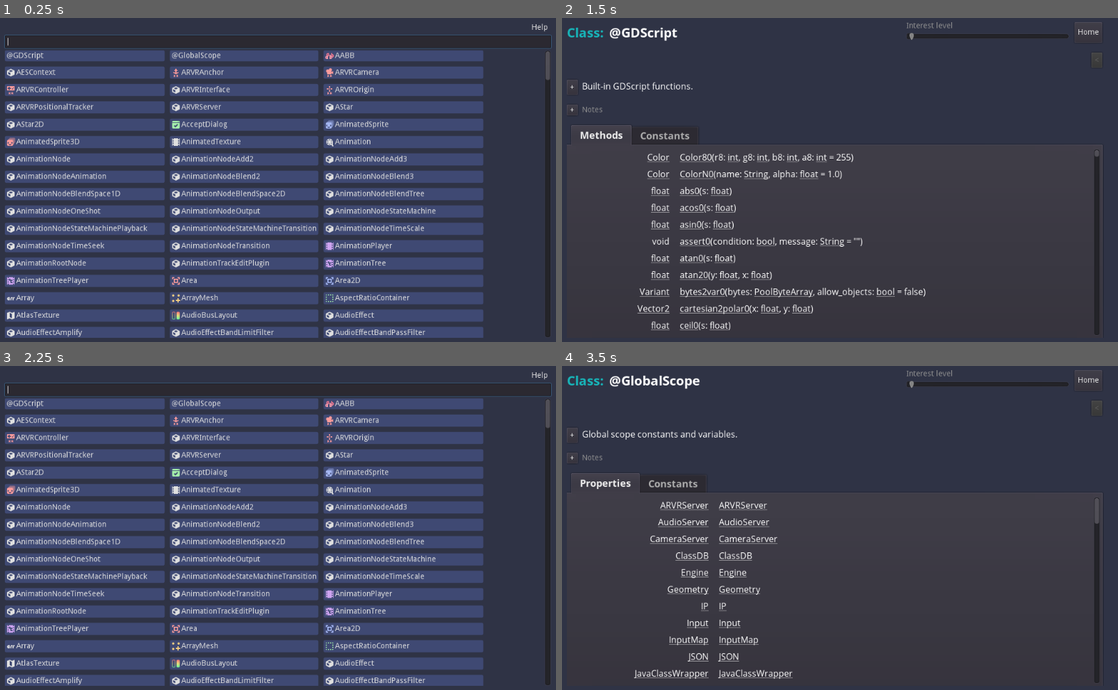
Above: before the commit, frames 1-4 (two rows, left to right).
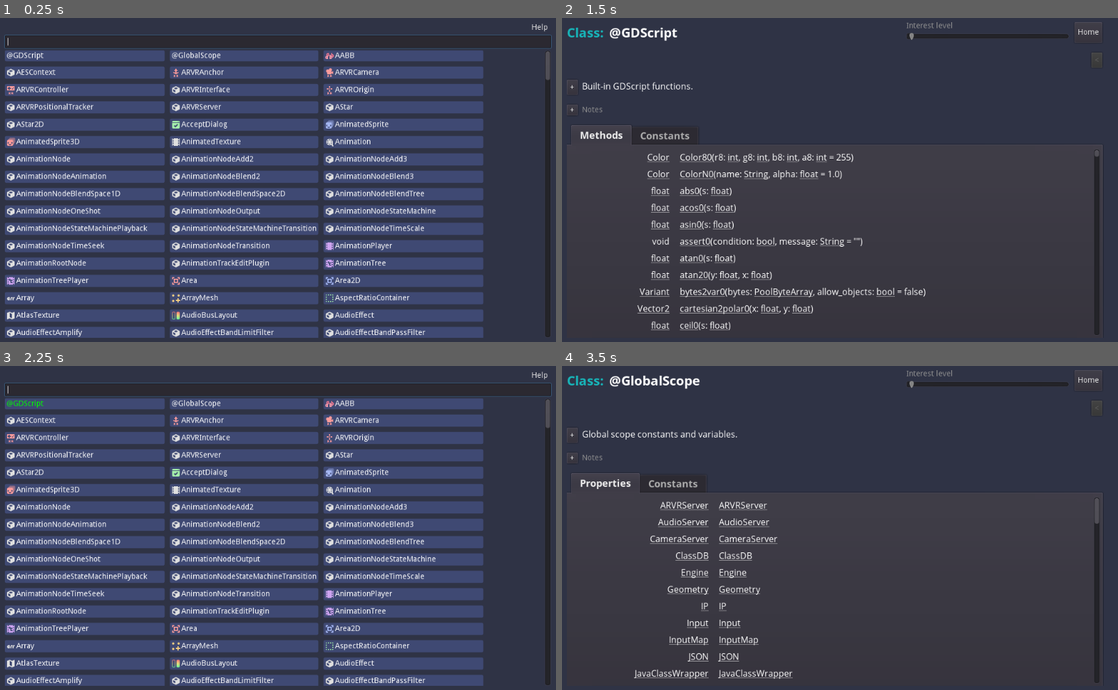
Above: after the commit, the same moments.

Repository: andrew-wilkes/gdscript-class-explorer
Game: Godot game, scene res://Main.tscn
Same seed, same stepped clock (60 frames per second), same inputs: the game is played once before the commit and once after it.
Inputs (mouse positions are in pixels of both pictures, inside the frame that each line leads up to):
- Up to frame 1 (0.25 s): no input
- Up to frame 2 (1.5 s): click (840, 40) at 0.52 s; type "12" at 0.6 s; click "@GDScript" at 1.25 s
- Up to frame 3 (2.25 s): click "Home" at 2 s
- Up to frame 4 (3.5 s): click "@GlobalScope" at 2.75 s

The runs differ from the first frame. In frame 1, 0.8% of the frame differs, in the area x 1-79%, y 10-98%; in frame 2, nothing differs; in frame 3, 0.9%; in frame 4, nothing differs.

Commit message:
Change font color of weighted classes

Diff:
--- a/src/Main.gd
+++ b/src/Main.gd
@@ -1,8 +1,11 @@
 extends Control
 
-enum { ABOUT, DOCS, QA, LICENCES }
+enum { ABOUT, DOCS, QA, LICENCES, GODOT }
 
 const ICONS_PATH = "res://assets/icons/"
+
+export(Color) var class_text_highlight_color = Color.green
+export(Color) var class_text_normal_color = Color.white
 
 var list: VBoxContainer
 var list_button = preload("res://ListButton.tscn")
@@ -19,6 +22,7 @@
 	var hm = $VBox/Menu/Help.get_popup()
 	hm.add_icon_item(link_icon, "Online Documentation", DOCS)
 	hm.add_icon_item(link_icon, "Questions & Answers", QA)
+	hm.add_icon_item(link_icon, "Godot Engine", GODOT)
 	hm.add_separator()
 	hm.add_item("About", ABOUT, KEY_MASK_CTRL | KEY_A)
 	hm.add_item("Licences", LICENCES)
@@ -121,7 +125,7 @@
 				var button: Button = grid.get_child(i)
 				button.text = item.keyword
 				button.hint_tooltip = get_brief_description(item.keyword)
-				button.modulate = button_color.lightened(0.2)
+				button.set("custom_colors/font_color", class_text_highlight_color)
 				button.icon = icons.get(item.keyword)
 				item.weight = 0 # Skip this item for this weight from now on
 				break
@@ -130,7 +134,7 @@
 		var button: Button = grid.get_child(i)
 		button.text = item.keyword
 		button.hint_tooltip = get_brief_description(item.keyword)
-		button.modulate = button_color
+		button.set("custom_colors/font_color", class_text_normal_color)
 		button.icon = icons.get(item.keyword)
 		i += 1
 	for item in grid.get_children():
@@ -172,6 +176,8 @@
 			var _e = OS.shell_open("https://docs.godotengine.org/en/stable/")
 		QA:
 			var _e = OS.shell_open("https://godotengine.org/qa/")
+		GODOT:
+			var _e = OS.shell_open("https://godotengine.org/")
 
 
 func _on_ok_pressed():
